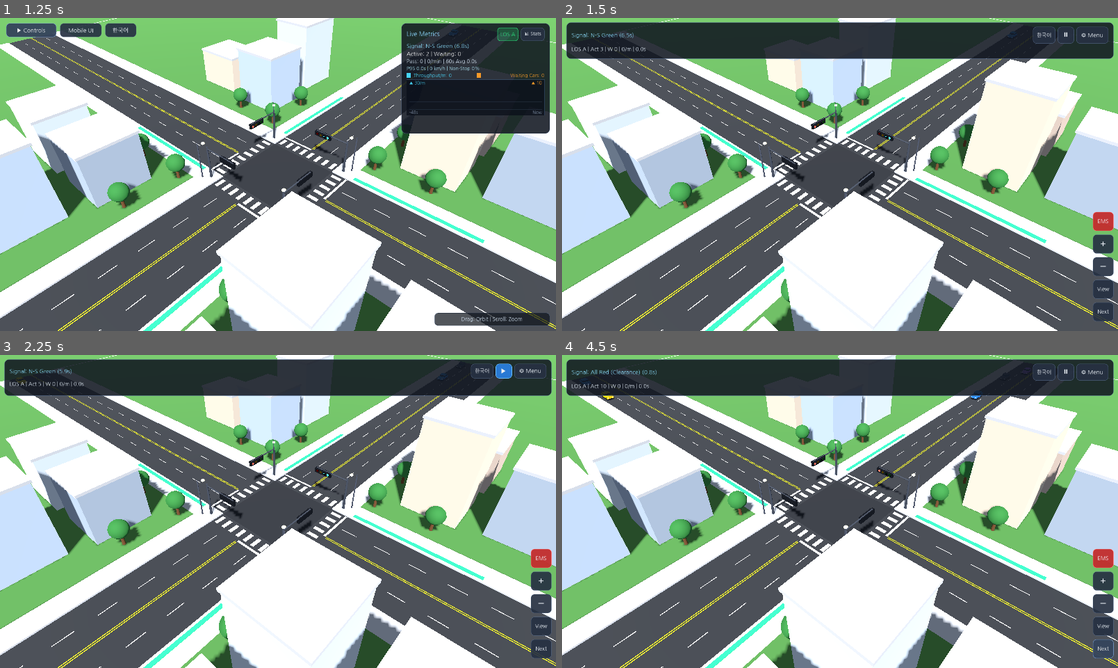
Above: before the commit, frames 1-4 (two rows, left to right).
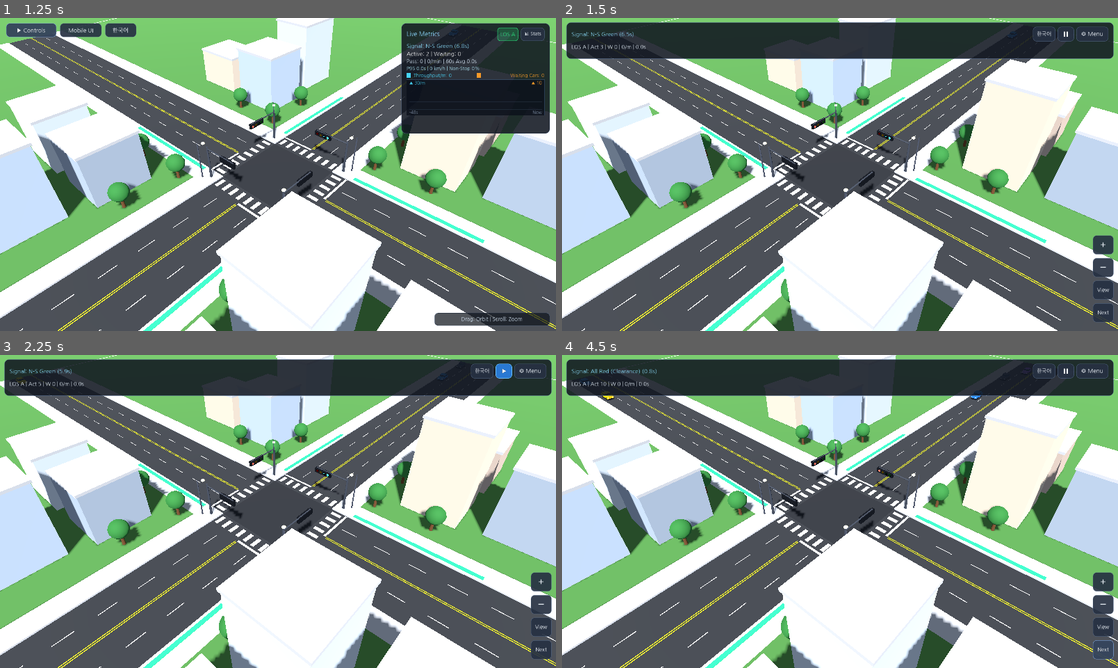
Above: after the commit, the same moments.

Repository: knoxxr/intersection-simulator-3d
Game: Godot game, scene res://scenes/Intersection.tscn
Two runs of this game, one before a commit and one after it. Both use one fixed random seed, a clock stepped at 60 frames per second and the inputs below.
Inputs (mouse positions are in pixels of both pictures, inside the frame that each line leads up to):
- Up to frame 1 (1.25 s): click "◀ Hide Panel" at 0.5 s
- Up to frame 2 (1.5 s): click "Mobile UI" at 1.25 s
- Up to frame 3 (2.25 s): click (505, 370) at 2 s
- Up to frame 4 (4.5 s): click (1067, 370) at 2.75 s; click "Next" at 3.5 s; click "Next" at 4.25 s

Frame 1 is identical in both runs. In frame 2, 0.7% of the frame differs, in the area x 1-100%, y 4-98%; in frame 3, 0.4%; in frame 4, 0.8%.

Commit message:
Fix mobile pause/play icon with crisp procedural texture & remove floating EMS button (sim_v22)

Diff:
--- a/scripts/UIController.gd
+++ b/scripts/UIController.gd
@@ -59,6 +59,8 @@
 var _style_btn_danger: StyleBoxFlat
 var _style_slider_bg: StyleBoxFlat
 var _style_slider_fill: StyleBoxFlat
+var _icon_pause: ImageTexture
+var _icon_play: ImageTexture
 
 func bind_simulation(main_sim: IntersectionMain) -> void:
 	sim = main_sim
@@ -110,6 +112,41 @@
 	_style_slider_fill.set_corner_radius_all(4)
 	_style_slider_fill.content_margin_top = 4
 	_style_slider_fill.content_margin_bottom = 4
+
+	_icon_pause = _create_pause_icon()
+	_icon_play = _create_play_icon()
+
+func _create_pause_icon() -> ImageTexture:
+	var s := 18
+	var img := Image.create(s, s, false, Image.FORMAT_RGBA8)
+	img.fill(Color(0, 0, 0, 0))
+	var col := Color(0.95, 0.97, 1.0, 1.0)
+	for y in range(3, 15):
+		for x in range(4, 8):
+			img.set_pixel(x, y, col)
+		for x in range(10, 14):
+			img.set_pixel(x, y, col)
+	return ImageTexture.create_from_image(img)
+
+func _create_play_icon() -> ImageTexture:
+	var s := 18
+	var img := Image.create(s, s, false, Image.FORMAT_RGBA8)
+	img.fill(Color(0, 0, 0, 0))
+	var col := Color(0.95, 0.97, 1.0, 1.0)
+	var x0 := 4.5
+	var x1 := 14.5
+	var cy := 8.5
+	var half_h := 5.5
+	for y in range(s):
+		var dy := absf(float(y) - cy)
+		if dy <= half_h + 0.5:
+			var max_x := lerpf(x1, x0, clampf(dy / half_h, 0.0, 1.0))
+			for x in range(int(floor(x0)), s):
+				var fx := float(x)
+				if fx >= x0 and fx <= max_x:
+					var edge_a := clampf(max_x - fx + 0.5, 0.0, 1.0)
+					img.set_pixel(x, y, Color(col.r, col.g, col.b, edge_a))
+	return ImageTexture.create_from_image(img)
 
 func _make_box(bg: Color, border: Color, radius: int, pad_x: int, pad_y: int) -> StyleBoxFlat:
 	var sb := StyleBoxFlat.new()
@@ -314,7 +351,9 @@
 	row1.add_child(lang_btn)
 
 	pause_btn = Button.new()
-	pause_btn.text = "▶" if sim.paused else "⏸"
+	pause_btn.text = ""
+	pause_btn.icon = _icon_play if sim.paused else _icon_pause
+	pause_btn.icon_alignment = HORIZONTAL_ALIGNMENT_CENTER
 	pause_btn.custom_minimum_size = Vector2(38, 34)
 	_style_button(pause_btn, sim.paused, 34, 15)
 	pause_btn.pressed.connect(_on_toggle_pause)
@@ -342,18 +381,11 @@
 	floating_controls.anchor_bottom = 1.0
 	floating_controls.offset_left = -58
 	floating_controls.offset_right = -10
-	floating_controls.offset_top = -274
+	floating_controls.offset_top = -220
 	floating_controls.offset_bottom = -16
 	floating_controls.add_theme_constant_override("separation", 8)
 	floating_controls.visible = not _drawer_open
 	add_child(floating_controls)
-
-	var amb_quick := Button.new()
-	amb_quick.text = Lang.t("quick_amb")
-	amb_quick.custom_minimum_size = Vector2(46, 44)
-	_style_button(amb_quick, false, 44, 12, true)
-	amb_quick.pressed.connect(func(): sim.dispatch_ambulance())
-	floating_controls.add_child(amb_quick)
 
 	var zoom_in_btn := Button.new()
 	zoom_in_btn.text = "+"
@@ -1431,7 +1463,8 @@
 	sim.paused = not sim.paused
 	if pause_btn:
 		if _is_mobile:
-			pause_btn.text = "▶" if sim.paused else "⏸"
+			pause_btn.text = ""
+			pause_btn.icon = _icon_play if sim.paused else _icon_pause
 			_style_button(pause_btn, sim.paused, 34, 15)
 		else:
 			pause_btn.text = Lang.t("resume") if sim.paused else Lang.t("pause")
Renamed: web_build/sim_v21.apple-touch-icon.png -> web_build/sim_v22.apple-touch-icon.png
Renamed: web_build/sim_v21.icon.png -> web_build/sim_v22.icon.png
Renamed: web_build/sim_v21.png -> web_build/sim_v22.png
Not shown, removed: web_build/sim_v21.pck
Not shown, added: web_build/sim_v22.audio.worklet.js
Not shown, added: web_build/sim_v22.js
Not shown, added: web_build/sim_v22.pck
Not shown, added: web_build/sim_v22.wasm
